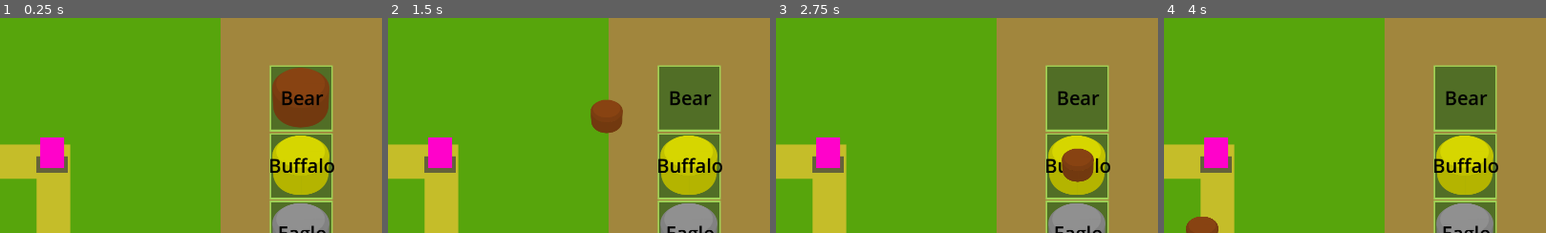
Above: before the commit, frames 1-4 (left to right).
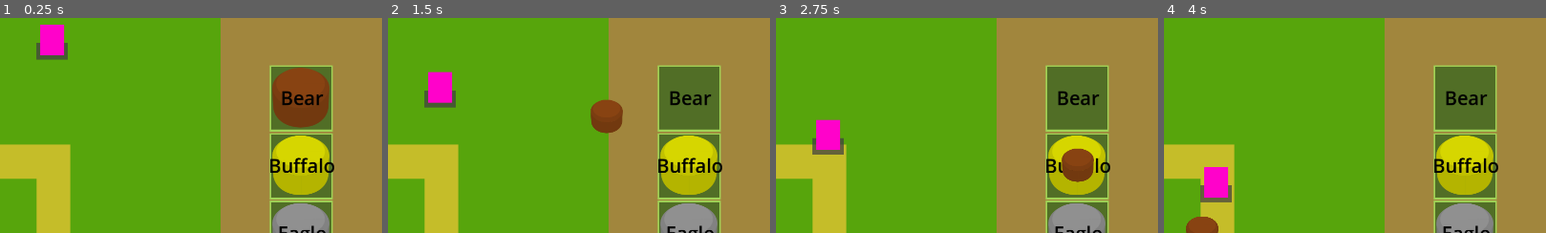
Above: after the commit, the same moments.

Repository: Gatreh/totem-tower-defence
Game: Godot game, scene res://scenes/level.tscn
Same seed, same stepped clock (60 frames per second), same inputs: the game is played once before the commit and once after it. This scene is started directly instead of the project's main scene. The engine's default icon, where the game draws it, is replaced by a stand-in: a white triangle on a blue panel in a dark square.
Inputs (mouse positions are % of the whole screen's width and height, from its top left):
- Up to frame 1 (0.25 s): no input
- Up to frame 2 (1.5 s): drag from (30, 29) to (57, 31) at 0.52 s; drag from (90, 19) to (57, 31) at 1.27 s
- Up to frame 3 (2.75 s): move the mouse to (90, 34) at 2.02 s; press the mouse at (90, 34) at 2.03 s
- Up to frame 4 (4 s): release the mouse at (90, 34) at 2.75 s; drag from (90, 50) to (30, 29) at 2.77 s; drag from (90, 66) to (55, 50) at 3.52 s
The pictures show only the part of the screen within x 50-100%, y 0-50%; the shares and areas given below are measured in that part.

The runs differ from the first frame. In frame 1, 2.4% of the frame differs, in the area x 9-18%, y 3-72%; in frame 2, 2.4%, in the area x 9-18%, y 24-72%; in frame 3, 1.5%; in frame 4, 2.2%.

Commit message:
Added shooting functionality, 3 attack types, element resistance/immunity and gimmick functionality

Diff:
--- a/globals/ex.gd
+++ /dev/null
@@ -1,22 +0,0 @@
-extends Node
-
-var story : Story = Story.new()
-
-func _ready() -> void:
-	story.Line1()
-	story.Line2()
-	story.Line3()
-	Vector2
-
-class Story:
-
-	func Line2() -> void:
-		print("was in a single function")
-
-
-	func Line1() -> void:
-		print("If these print statements")
-
-
-	func Line3() -> void:
-		print("They would be out of order!")
--- a/globals/node.tscn
+++ /dev/null
@@ -1,6 +0,0 @@
-[gd_scene load_steps=2 format=3 uid="uid://cdw7pyvfhcnwp"]
-
-[ext_resource type="Script" path="res://globals/ex.gd" id="1_vipbb"]
-
-[node name="Node" type="Node"]
-script = ExtResource("1_vipbb")
--- a/scenes/enemy.gd
+++ b/scenes/enemy.gd
@@ -1,7 +1,33 @@
 class_name Enemy extends Area2D
 
-var max_health : int
+var max_health : int = 30
 var health : int = max_health : set = set_health
+var element : Global.Element
+## Resistance denoted by type Global.Element, calculated as % meaning 100 is immunity to that type.
+var element_resistance : = {
+	Global.Element.LIGHT : 1
+}
+var gimmicks : Array[Global.Gimmick]
+
+var path : PathFollow2D
+
+
+func _ready() -> void:
+	if gimmicks.size() > 0:
+		set_collision_layer_value(1, false)
+		for gimmick in gimmicks:
+			set_collision_layer_value(gimmick, true)
+
+
+func _physics_process(delta: float) -> void:
+	position += Vector2.DOWN * 50.0 * delta
+
+
+func take_damage(damage: int, element: Global.Element) -> void:
+	if element_resistance.has(element):
+		damage *= 1 * element_resistance[element]
+	health -= damage
+
 
 func set_health(new_health: int) -> void:
 	health = clampi(new_health, 0, max_health)
--- a/scenes/enemy.tscn
+++ b/scenes/enemy.tscn
@@ -36,5 +36,4 @@
 color = Color(1, 0.00802012, 0.792179, 1)
 
 [node name="CollisionShape2D" type="CollisionShape2D" parent="."]
-visible = false
 shape = SubResource("RectangleShape2D_6hwba")
--- a/scenes/level.tscn
+++ b/scenes/level.tscn
@@ -9,6 +9,8 @@
 
 [sub_resource type="RectangleShape2D" id="RectangleShape2D_xt4my"]
 size = Vector2(84, 52.4852)
+
+[sub_resource type="Curve2D" id="Curve2D_ici8m"]
 
 [node name="Level" type="Control"]
 y_sort_enabled = true
@@ -27,7 +29,7 @@
 texture = ExtResource("1_6xki6")
 
 [node name="enemy" parent="TestMap1" instance=ExtResource("5_savff")]
-position = Vector2(70.7276, -99.9147)
+position = Vector2(70.7276, -261.034)
 
 [node name="PlacementArea" type="Area2D" parent="TestMap1" groups=["placement_area"]]
 position = Vector2(-506.716, -291.224)
@@ -52,6 +54,18 @@
 scale = Vector2(1, 0.998)
 polygon = PackedVector2Array(20.2701, 205.695, 191.152, 207, 191.152, 83, 368, 84, 369, 249, 242, 249, 243, 291, 434, 289, 434, 168, 569, 168, 571, 414, 333, 416, 335, 540, 740.383, 539.81, 738.874, 57.4157, 20.2701, 54.9769)
 
+[node name="TotemPoles" type="Node2D" parent="TestMap1"]
+unique_name_in_owner = true
+y_sort_enabled = true
+position = Vector2(-509.453, -277.25)
+scale = Vector2(0.531788, 0.523114)
+
+[node name="Path2D" type="Path2D" parent="TestMap1"]
+curve = SubResource("Curve2D_ici8m")
+
+[node name="PathFollow2D" type="PathFollow2D" parent="TestMap1/Path2D"]
+loop = false
+
 [node name="CanvasLayer" type="CanvasLayer" parent="." groups=["ui_layer"]]
 
 [node name="Control" parent="CanvasLayer" instance=ExtResource("6_t23am")]
@@ -62,7 +76,3 @@
 offset_right = 5.0
 grow_horizontal = 0
 size_flags_horizontal = 8
-
-[node name="TotemPoles" type="Node2D" parent="."]
-unique_name_in_owner = true
-y_sort_enabled = true
--- a/scenes/placement_area.gd
+++ b/scenes/placement_area.gd
@@ -36,7 +36,7 @@
 			var first_draggable : TotemDraggable = get_tree().get_first_node_in_group("mouse_draggable")
 
 			var new_totem_pole := TOTEM_POLE.instantiate()
-			get_tree().root.get_node("Level/TotemPoles").add_child(new_totem_pole)
+			%TotemPoles.add_child(new_totem_pole)
 			new_totem_pole.global_position = event.global_position
 			new_totem_pole.add_totem_section(first_draggable.totem)
 
--- /dev/null
+++ b/scenes/projectiles/bullet.gd
@@ -0,0 +1,24 @@
+class_name Bullet extends Area2D
+
+var speed : float = 2000.0
+var damage : int
+var target : Enemy
+var element : Global.Element
+
+
+func _ready() -> void:
+	area_entered.connect(_on_area_entered)
+
+
+func _physics_process(delta: float) -> void:
+	if target == null:
+		queue_free()
+		return
+	var direction = global_position.direction_to(target.global_position)
+	position += direction * speed * delta
+
+
+func _on_area_entered(area: Area2D) -> void:
+	if area.has_method("take_damage"):
+		queue_free()
+		area.take_damage(damage, element)
--- /dev/null
+++ b/scenes/projectiles/snipe_bullet.tscn
@@ -0,0 +1,20 @@
+[gd_scene load_steps=4 format=3 uid="uid://b2vy7iuevncak"]
+
+[ext_resource type="Script" path="res://scenes/projectiles/bullet.gd" id="1_ifj4m"]
+[ext_resource type="Texture2D" uid="uid://dv32npmtyon8o" path="res://icon.svg" id="2_pkd4y"]
+
+[sub_resource type="CircleShape2D" id="CircleShape2D_3781f"]
+
+[node name="Bullet" type="Area2D"]
+scale = Vector2(0.468251, 0.468251)
+collision_layer = 0
+collision_mask = 0
+script = ExtResource("1_ifj4m")
+
+[node name="Sprite2D" type="Sprite2D" parent="."]
+scale = Vector2(0.305107, 0.305107)
+texture = ExtResource("2_pkd4y")
+
+[node name="CollisionShape2D" type="CollisionShape2D" parent="."]
+scale = Vector2(1.56197, 1.56426)
+shape = SubResource("CircleShape2D_3781f")
--- /dev/null
+++ b/scenes/projectiles/strike_bullet.tscn
@@ -0,0 +1,21 @@
+[gd_scene load_steps=4 format=3 uid="uid://dfefuc245kid7"]
+
+[ext_resource type="Script" path="res://scenes/projectiles/bullet.gd" id="1_8vbvf"]
+[ext_resource type="Texture2D" uid="uid://dv32npmtyon8o" path="res://icon.svg" id="2_qii8m"]
+
+[sub_resource type="CircleShape2D" id="CircleShape2D_3781f"]
+
+[node name="Bullet" type="Area2D"]
+scale = Vector2(0.468251, 0.468251)
+collision_layer = 0
+collision_mask = 0
+script = ExtResource("1_8vbvf")
+
+[node name="Sprite2D" type="Sprite2D" parent="."]
+position = Vector2(0, -74.7462)
+scale = Vector2(0.200213, 1.36812)
+texture = ExtResource("2_qii8m")
+
+[node name="CollisionShape2D" type="CollisionShape2D" parent="."]
+scale = Vector2(1.56197, 1.56426)
+shape = SubResource("CircleShape2D_3781f")
--- a/scenes/totem_pole.gd
+++ b/scenes/totem_pole.gd
@@ -3,10 +3,11 @@
 @export var totem_stack : Array[Totem]
 
 var damage : int
-var attack_speed: float
+var attack_speed: float : set = set_attack_speed
 var range : int : set = set_attack_range
 var attack_type : Totem.AttackType
 var element : Global.Element
+var gimmicks : Array[Global.Gimmick] = [Global.Gimmick.NONE]
 var max_totem_size : int = 2
 
 var _sprite_displacement : int = -95
@@ -15,14 +16,20 @@
 @onready var stack_area: Area2D = $StackArea
 @onready var attack_area: Area2D = $AttackArea
 @onready var attack_range: CollisionShape2D = $AttackArea/Range
+@onready var attack_timer: Timer = $AttackTimer
 
 func _ready() -> void:
 	stack_area.input_event.connect(_on_input_event)
+	attack_area.area_entered.connect(_on_attack_range_entered)
+	attack_area.area_exited.connect(_on_attack_range_exited)
 
 
 func _physics_process(delta: float) -> void:
 	if _targets.is_empty():
 		return
+	if attack_timer.is_stopped():
+		shoot(_targets)
+		attack_timer.start()
 
 
 ## This function adds a totem section to the totem pole and updates the totem pole structure and stats.
@@ -40,6 +47,34 @@
 	add_child(sprite)
 
 
+func shoot(targets : Array) -> void:
+	var bullet_amount: int = 1
+	var bullet_scene : Bullet
+	var bullets : Array[Bullet]
+	if attack_type == Totem.AttackType.SNIPE:
+		bullet_scene = preload("res://scenes/projectiles/snipe_bullet.tscn").instantiate()
+		bullet_scene.global_position = global_position
+		bullets.append(bullet_scene)
+	if attack_type == Totem.AttackType.STRIKE:
+		bullet_scene = preload("res://scenes/projectiles/strike_bullet.tscn").instantiate()
+		bullet_scene.global_position = targets.front().global_position + Vector2(0, -1080)
+		bullets.append(bullet_scene)
+	if attack_type == Totem.AttackType.FLURRY:
+		bullet_amount = 3
+		for n in bullet_amount:
+			bullet_scene = preload("res://scenes/projectiles/strike_bullet.tscn").instantiate()
+			bullet_scene.global_position = global_position + Vector2(randi_range(-20, 20), randi_range(-20, 20))
+			bullets.append(bullet_scene)
+	for bullet in bullets:
+		bullet.target = targets.front() as Enemy
+		bullet.damage = damage
+		bullet.element = element
+		for gimmick in gimmicks:
+			bullet.set_collision_mask_value(gimmick, true)
+		get_tree().root.get_node("Level").add_child(bullet)
+		await get_tree().create_timer((1 / attack_speed) / bullet_amount * 0.18).timeout
+
+
 func update_totem_pole():
 	for totem_index in totem_stack.size():
 		match totem_index:
@@ -54,7 +89,8 @@
 				range *= totem_stack[totem_index].range_multiplier
 				element = totem_stack[totem_index].element
 				#add collision shape based on gimmick.
-				attack_area.set_collision_layer_value(totem_stack[totem_index].gimmick, true)
+				attack_area.set_collision_mask_value(totem_stack[totem_index].gimmick, true)
+				gimmicks.append(totem_stack[totem_index].gimmick)
 			2: # totem_index 2 creates combination elements and adds a second gimmick
 				pass
 		# Create a Sprite2D, add the current totems texture and coloration to it and displace it.
@@ -66,6 +102,20 @@
 func set_attack_range(new_range: int) -> void:
 	range = new_range
 	attack_range.shape.radius = range
+
+
+func set_attack_speed(new_attack_speed: float) -> void:
+	attack_speed = new_attack_speed
+	attack_timer.wait_time = 1 / attack_speed
+
+
+func _on_attack_range_entered(area: Area2D) -> void:
+	if area is Enemy:
+		_targets.append(area)
+
+
+func _on_attack_range_exited(area: Area2D) -> void:
+	_targets.remove_at(_targets.find(area))
 
 
 func _on_input_event(_viewport: Viewport, event: InputEvent, _idx: int) -> void:
--- a/scenes/totem_pole.tscn
+++ b/scenes/totem_pole.tscn
@@ -24,6 +24,10 @@
 debug_color = Color(0.880126, 0, 0.260184, 0.42)
 
 [node name="AttackArea" type="Area2D" parent="."]
+collision_layer = 0
 
 [node name="Range" type="CollisionShape2D" parent="AttackArea"]
 shape = SubResource("CircleShape2D_ark4j")
+
+[node name="AttackTimer" type="Timer" parent="."]
+one_shot = true
Not shown: 1 places in scenes/level.tscn that only renumber resources
Not shown, changed: .gitignore
